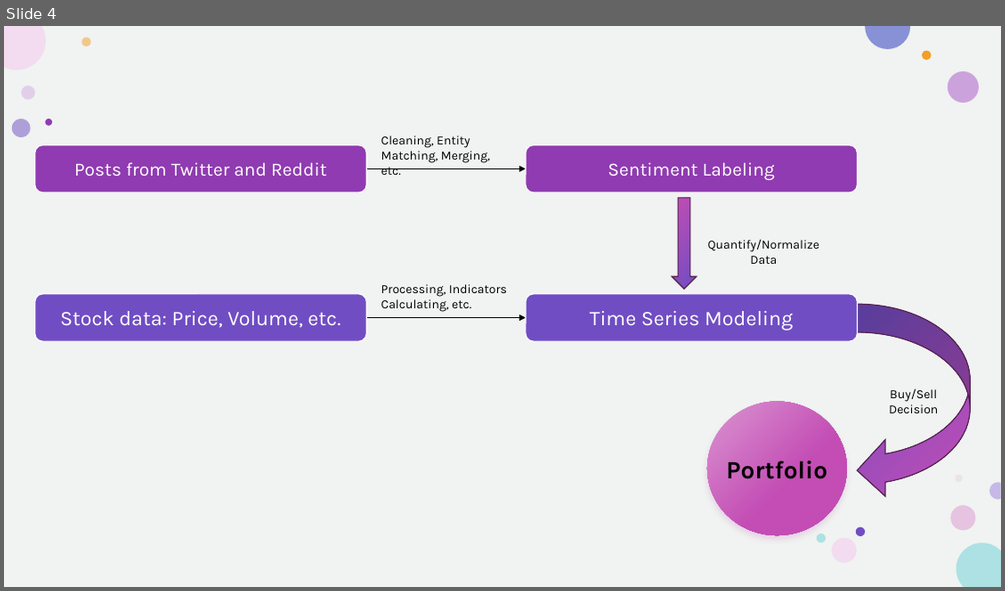
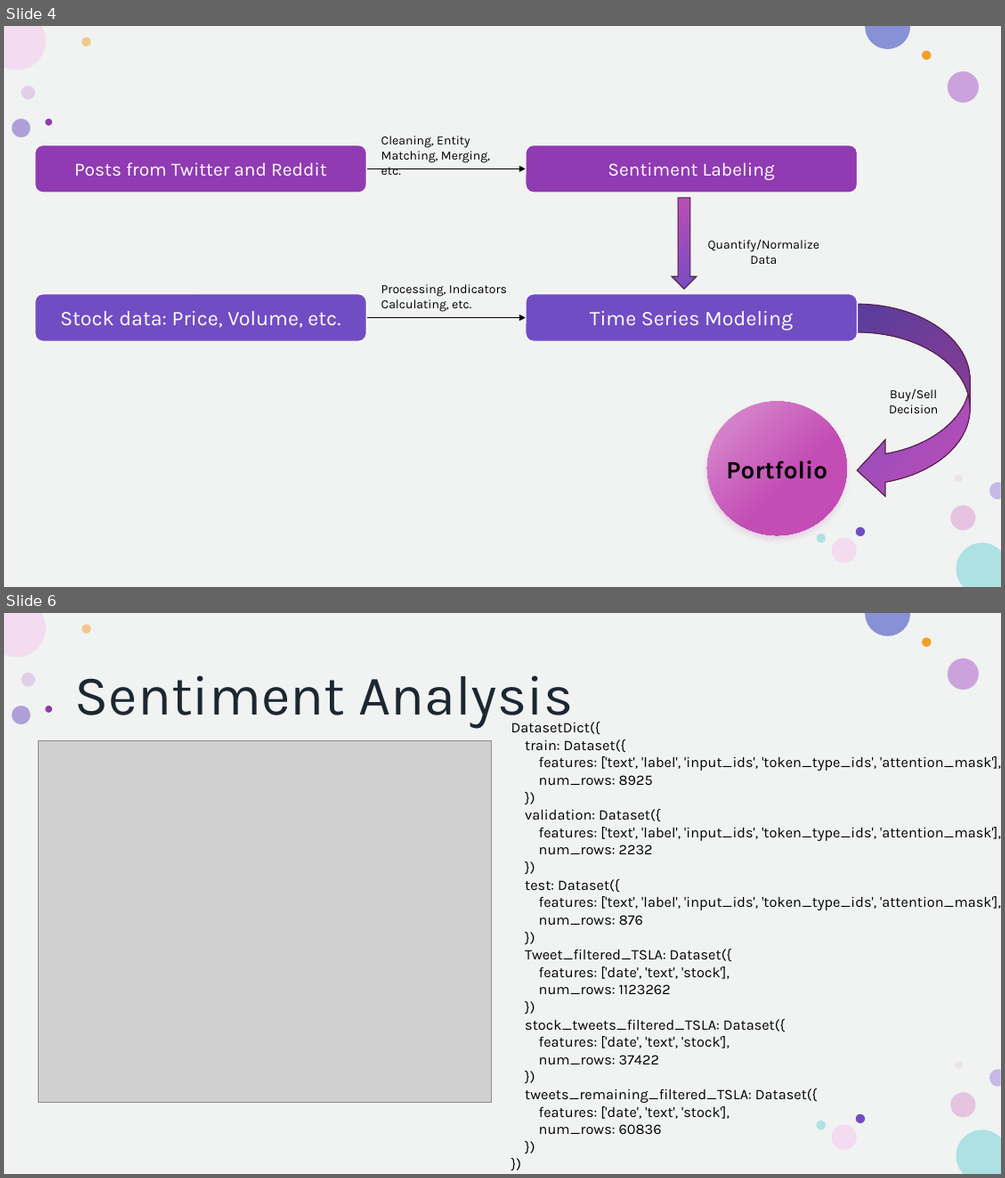
Before and after one commit to howie-zeng/Analyzing-Retail-Sentiment-and-Detecting-Trading-Signals, a slide deck: Presentation.pptx. Shown one above the other, each under a label of ours: slide 4 before the commit, slides 4 and 6 after it; the slides between them are not shown. The pictures are 1005x591 and 1005x1178 pixels, drawn with LibreOffice and Linux fonts; fonts in the diff are those of the drawing; grey boxes stand for pictures. Boxes give left, top, right and bottom in pixels: in the first picture for what was removed or moved away, otherwise in the second. Text is boxed around its words. In the diff, an @@ line names an element or a change of style, - is before the commit and + after.

```diff
--- a/Presentation.pptx
+++ b/Presentation.pptx
@@ slide 6 added at (4, 613, 1001, 1174), background #FFFFFF; not listed: 16 template elements that a slide beside it also shows @@
@@ title added at (75, 675, 573, 729), 54 pt, text #1C2732 @@
+Sentiment Analysis
@@ picture added at (39, 741, 492, 1102) @@
@@ text added at (511, 722, 1001, 1134), 14 pt, text #000000 @@
+DatasetDict({
+train: Dataset({
+features: ['text', 'label', 'input_ids', 'token_type_ids', 'attention_mask'],
+num_rows: 8925
+})
+validation: Dataset({
+features: ['text', 'label', 'input_ids', 'token_type_ids', 'attention_mask'],
+num_rows: 2232
+})
+test: Dataset({
+features: ['text', 'label', 'input_ids', 'token_type_ids', 'attention_mask'],
+num_rows: 876
+})
+Tweet_filtered_TSLA: Dataset({
+features: ['date', 'text', 'stock'],
+num_rows: 1123262
+})
+stock_tweets_filtered_TSLA: Dataset({
+features: ['date', 'text', 'stock'],
+num_rows: 37422
+})
+tweets_remaining_filtered_TSLA: Dataset({
+features: ['date', 'text', 'stock'],
+num_rows: 60836
+})
+})
```
Also in this commit, not shown: 4 slides changed, 4 other slides added, 2 slides removed, 29 other files.
